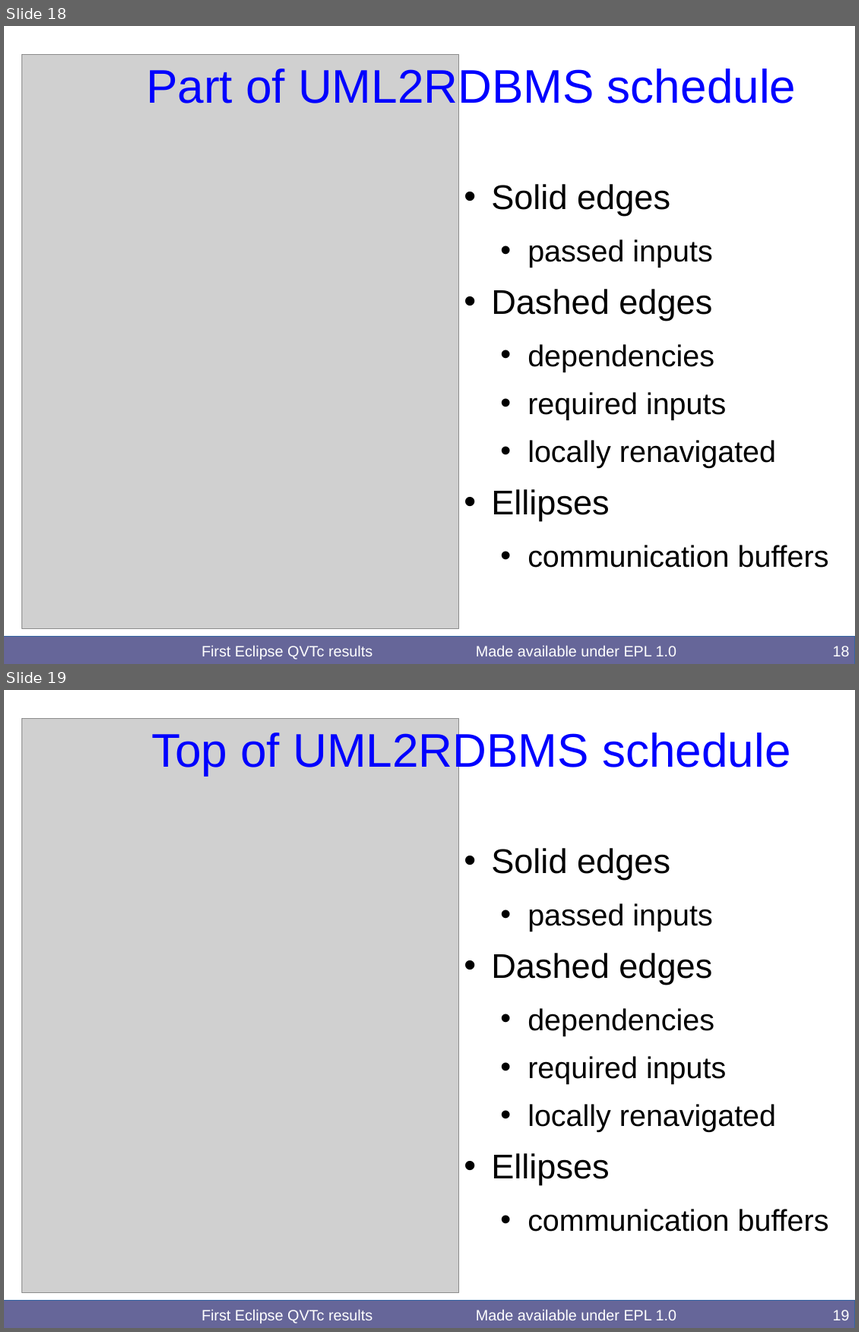
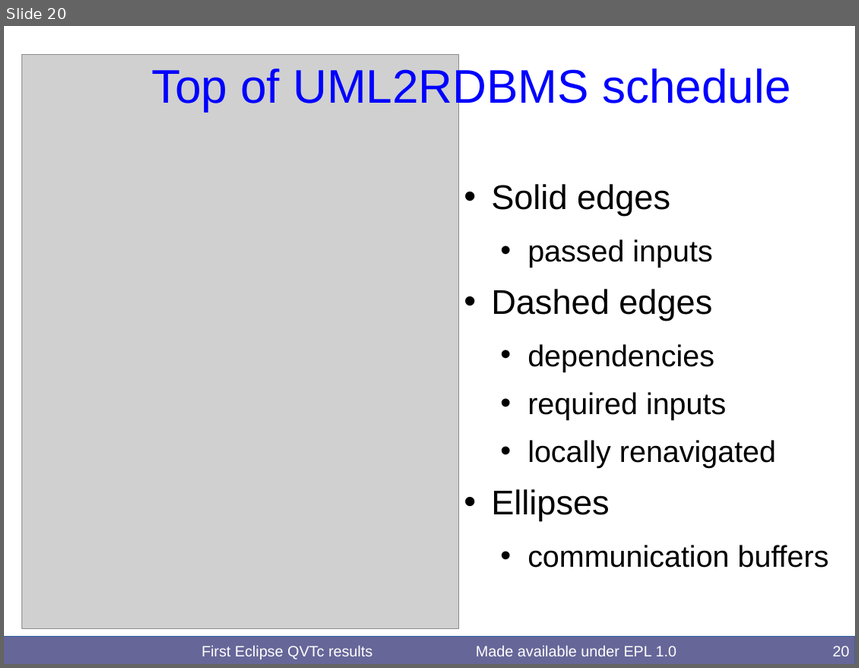
Before and after one commit to merks/mmt-website, a slide deck: qvt/docs/BigMDE2016/QVTcFirstResults.odp. Shown one above the other, each under a label of ours: slides 18 and 19 before the commit, slide 20 after it. The pictures are 859x1332 and 859x668 pixels, drawn with LibreOffice and Linux fonts; fonts in the diff are those of the drawing; grey boxes stand for pictures. Boxes give left, top, right and bottom in pixels: in the first picture for what was removed or moved away, otherwise in the second. Text is boxed around its words. In the diff, an @@ line names an element or a change of style, - is before the commit and + after.

```diff
--- a/qvt/docs/BigMDE2016/QVTcFirstResults.odp
+++ b/qvt/docs/BigMDE2016/QVTcFirstResults.odp
@@ slide 18 removed at box(4, 26, 855, 664), background #FFFFFF; not listed: 2 template elements that a slide beside it also shows @@
@@ picture removed at box(21, 55, 459, 629) @@
@@ title removed at box(146, 65, 796, 111) @@
-Part of UML2RDBMS schedule
@@ text removed at box(491, 184, 829, 568) @@
-• Solid edges
-  • passed inputs
-• Dashed edges
-  • dependencies
-  • required inputs
-  • locally renavigated
-• Ellipses
-  • communication buffers
@@ text removed at box(202, 645, 373, 660) @@
-First Eclipse QVTc results
@@ page number removed at box(833, 646, 850, 657) @@
-18
@@ what was slide 19 is now slide 20 @@
@@ page number at box(833, 646, 850, 657): text changed @@
-19
+20
```
Also in this commit, not shown: 9 slides changed, 2 slides added.
